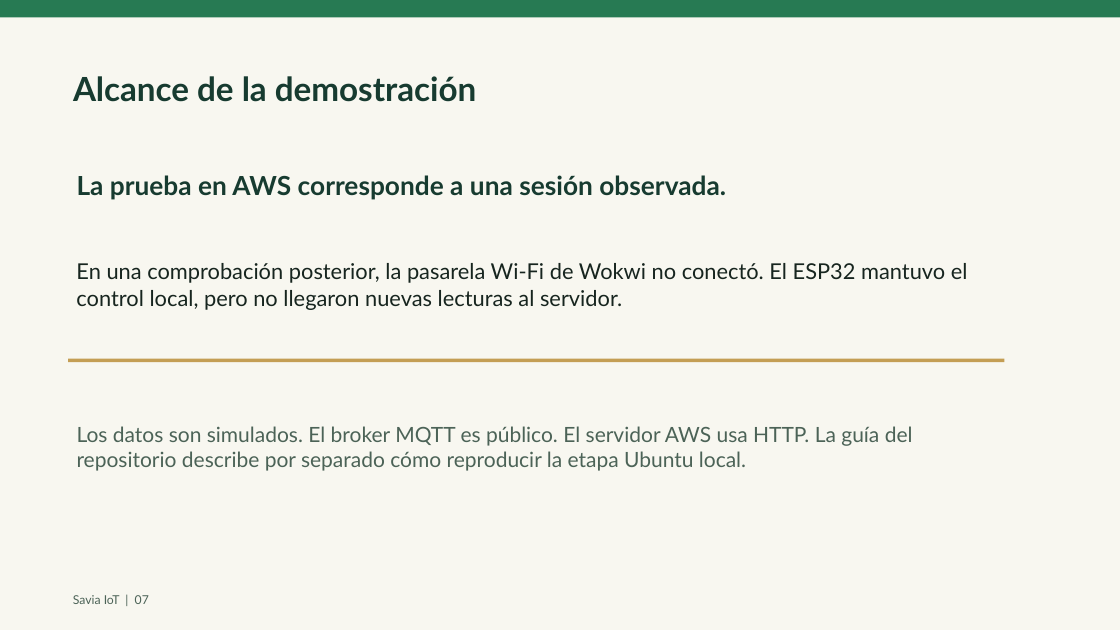
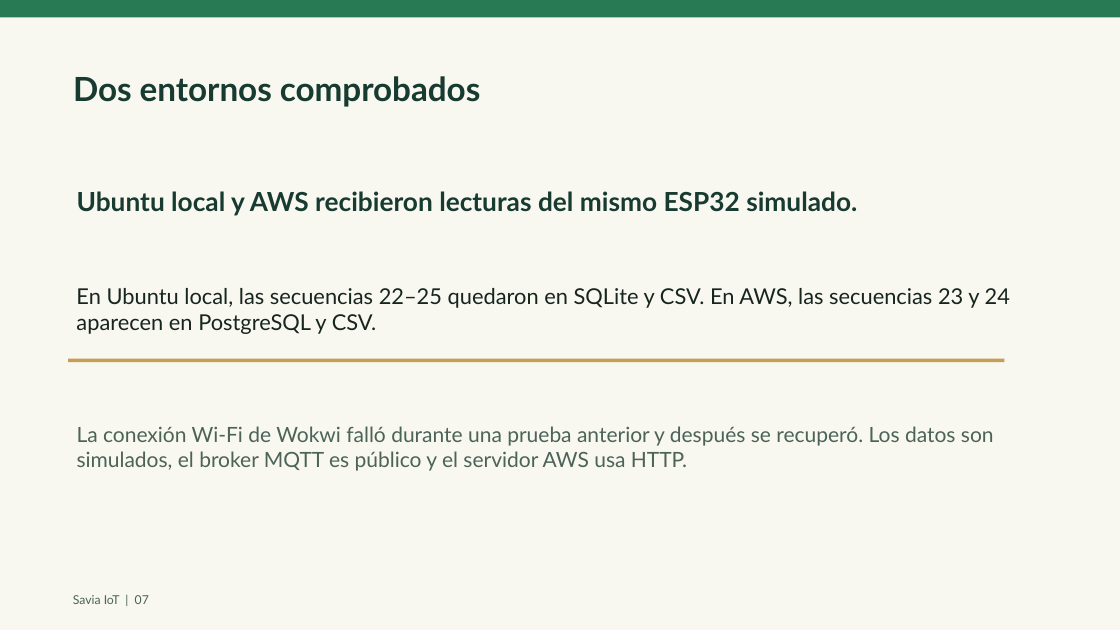
Before and after one commit to nathernandez1189/savia-iot, a slide deck: slide 7 of entregables/Savia_IoT_Practica_1_AWS.pptx. Drawn at 1120x630 pixels with LibreOffice and Linux fonts; fonts in the diff are those of the drawing. Boxes give left, top, right and bottom in pixels: in the first picture for what was removed or moved away, otherwise in the second. Text is boxed around its words. In the diff, an @@ line names an element or a change of style, - is before the commit and + after.

Commit message:
feat: verificar Ubuntu local y actualizar evidencias de Practica 1

```diff
--- a/entregables/Savia_IoT_Practica_1_AWS.pptx
+++ b/entregables/Savia_IoT_Practica_1_AWS.pptx
@@ text at (73, 76, 480, 107): text changed @@
-Alcance de la demostración
+Dos entornos comprobados
@@ text at (77, 191, 857, 216): text changed @@
-La prueba en AWS corresponde a una sesión observada.
+Ubuntu local y AWS recibieron lecturas del mismo ESP32 simulado.
@@ text at (76, 288, 1010, 334): text changed @@
-En una comprobación posterior, la pasarela Wi-Fi de Wokwi no conectó. El ESP32 mantuvo el control local, pero no llegaron nuevas lecturas al servidor.
+En Ubuntu local, las secuencias 22–25 quedaron en SQLite y CSV. En AWS, las secuencias 23 y 24 aparecen en PostgreSQL y CSV.
@@ text at (77, 426, 994, 471): text changed @@
-Los datos son simulados. El broker MQTT es público. El servidor AWS usa HTTP. La guía del repositorio describe por separado cómo reproducir la etapa Ubuntu local.
+La conexión Wi-Fi de Wokwi falló durante una prueba anterior y después se recuperó. Los datos son simulados, el broker MQTT es público y el servidor AWS usa HTTP.
```
Also in this commit, not shown: 2 other slides changed, 9 other files.
